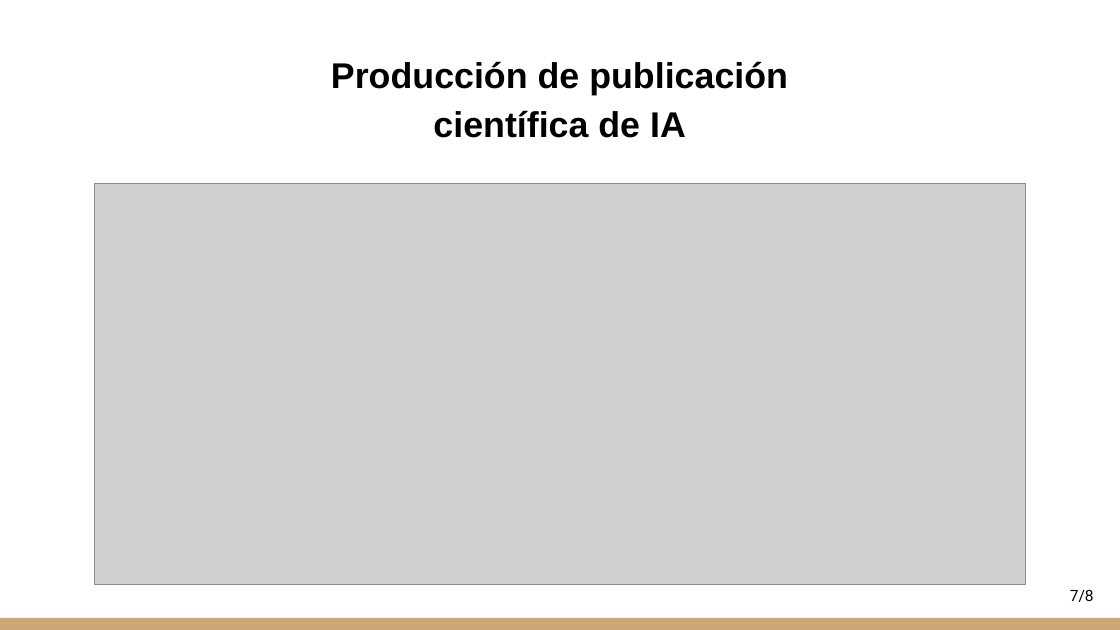
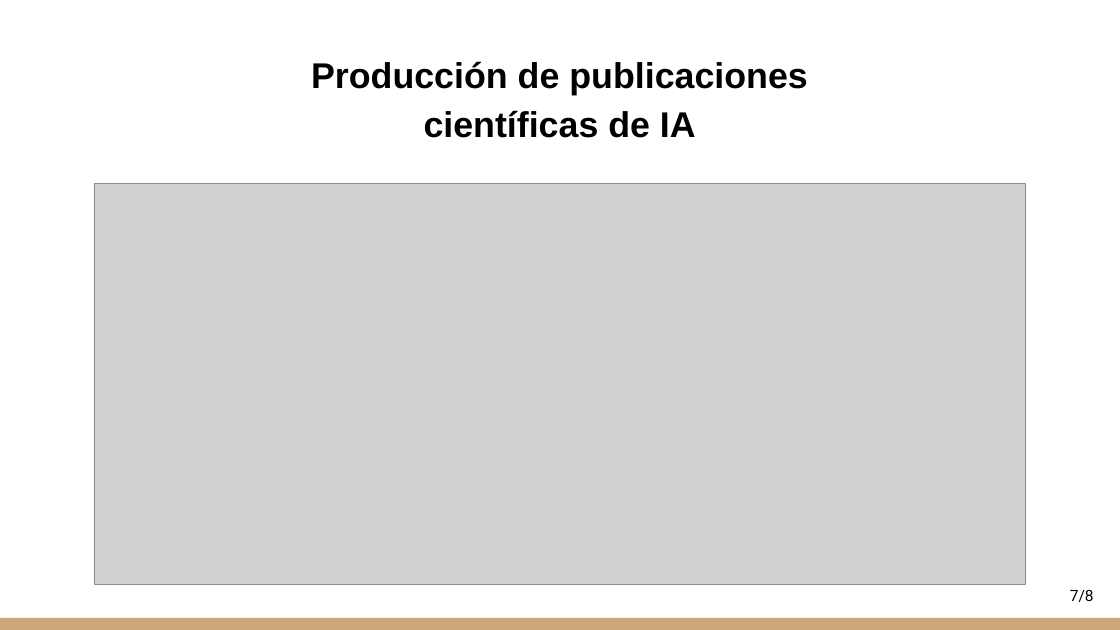
Before and after one commit to martin1000000000/Computacion-cientifica, a slide deck: slide 7 of Presentacion_entrega_2.pptx. Drawn at 1120x630 pixels with LibreOffice and Linux fonts; fonts in the diff are those of the drawing; grey boxes stand for pictures. Boxes give left, top, right and bottom in pixels: in the first picture for what was removed or moved away, otherwise in the second. Text is boxed around its words. In the diff, an @@ line names an element or a change of style, - is before the commit and + after.

Commit message:
fix ./Presentacion_entrega_2.pptx

```diff
--- a/Presentacion_entrega_2.pptx
+++ b/Presentacion_entrega_2.pptx
@@ text at (311, 61, 808, 138): text changed @@
-Producción de publicación científica de IA
+Producción de publicaciones científicas de IA
```
